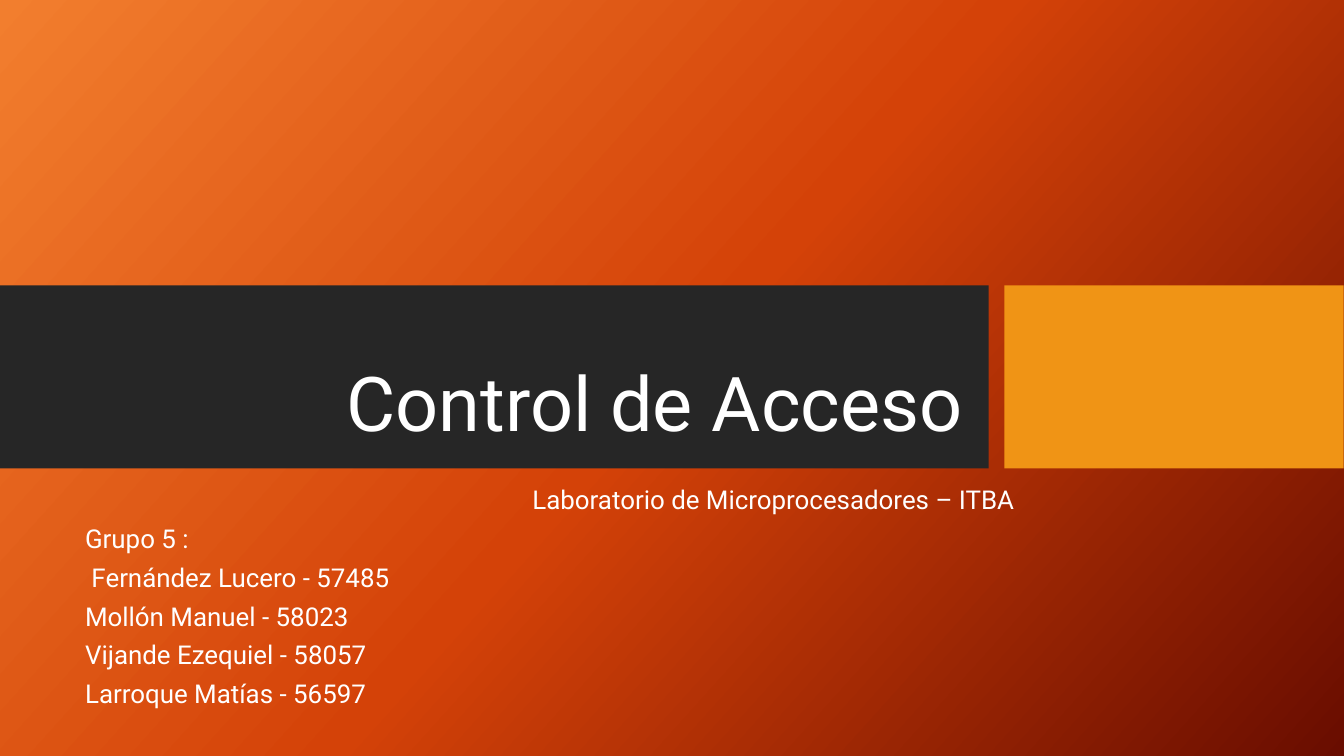
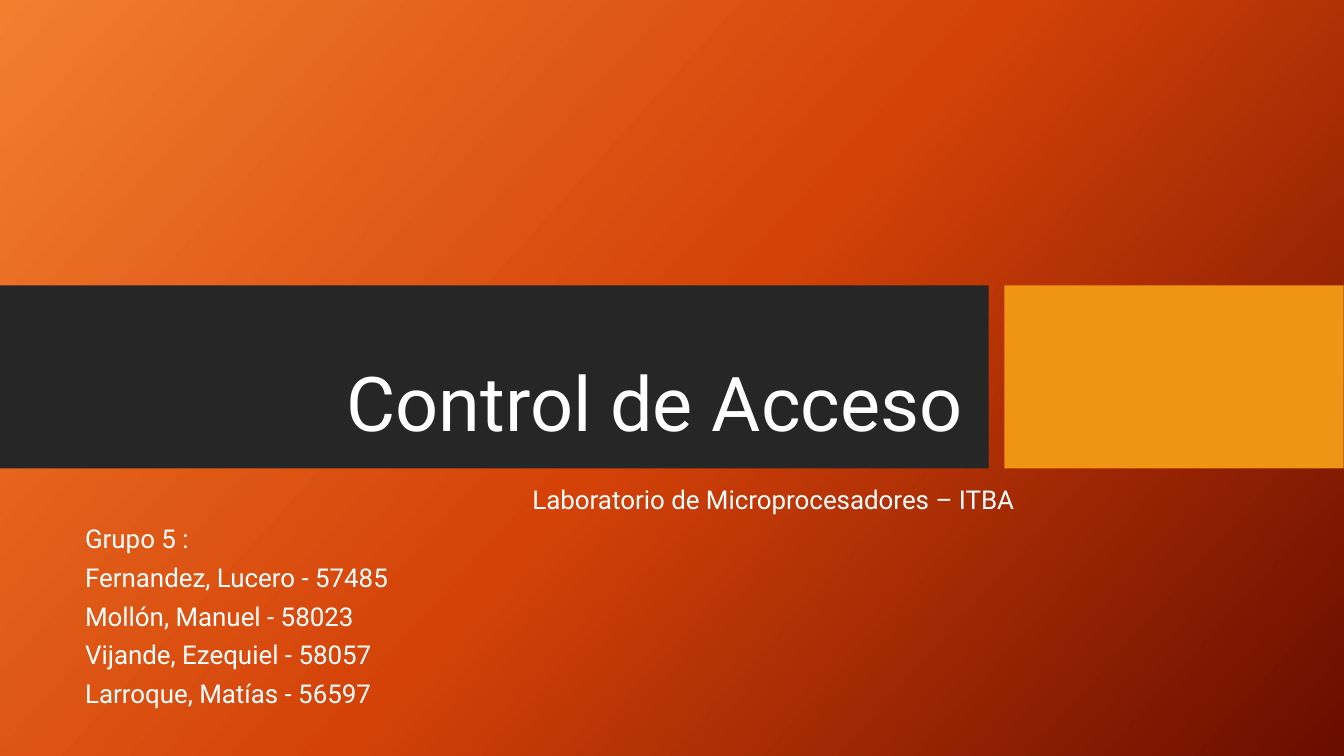
Before and after one commit to mlarroque/TP1-LABmicros, a slide deck: slide 1 of Control de Acceso.pptx. Drawn at 1344x756 pixels with LibreOffice and Linux fonts; fonts in the diff are those of the drawing; background and template pictures are left out. Boxes give left, top, right and bottom in pixels: in the first picture for what was removed or moved away, otherwise in the second. Text is boxed around its words. In the diff, an @@ line names an element or a change of style, - is before the commit and + after.

```diff
--- a/Control de Acceso.pptx
+++ b/Control de Acceso.pptx
@@ subtitle at [85, 567, 388, 709]: text changed @@
-Fernández Lucero - 57485
-Mollón Manuel - 58023
-Vijande Ezequiel - 58057
-Larroque Matías - 56597
+Fernandez, Lucero - 57485
+Mollón, Manuel - 58023
+Vijande, Ezequiel - 58057
+Larroque, Matías - 56597
```
Also in this commit, not shown: 5 other slides changed, 2 slides added, 1 slide removed, 29 other files.
